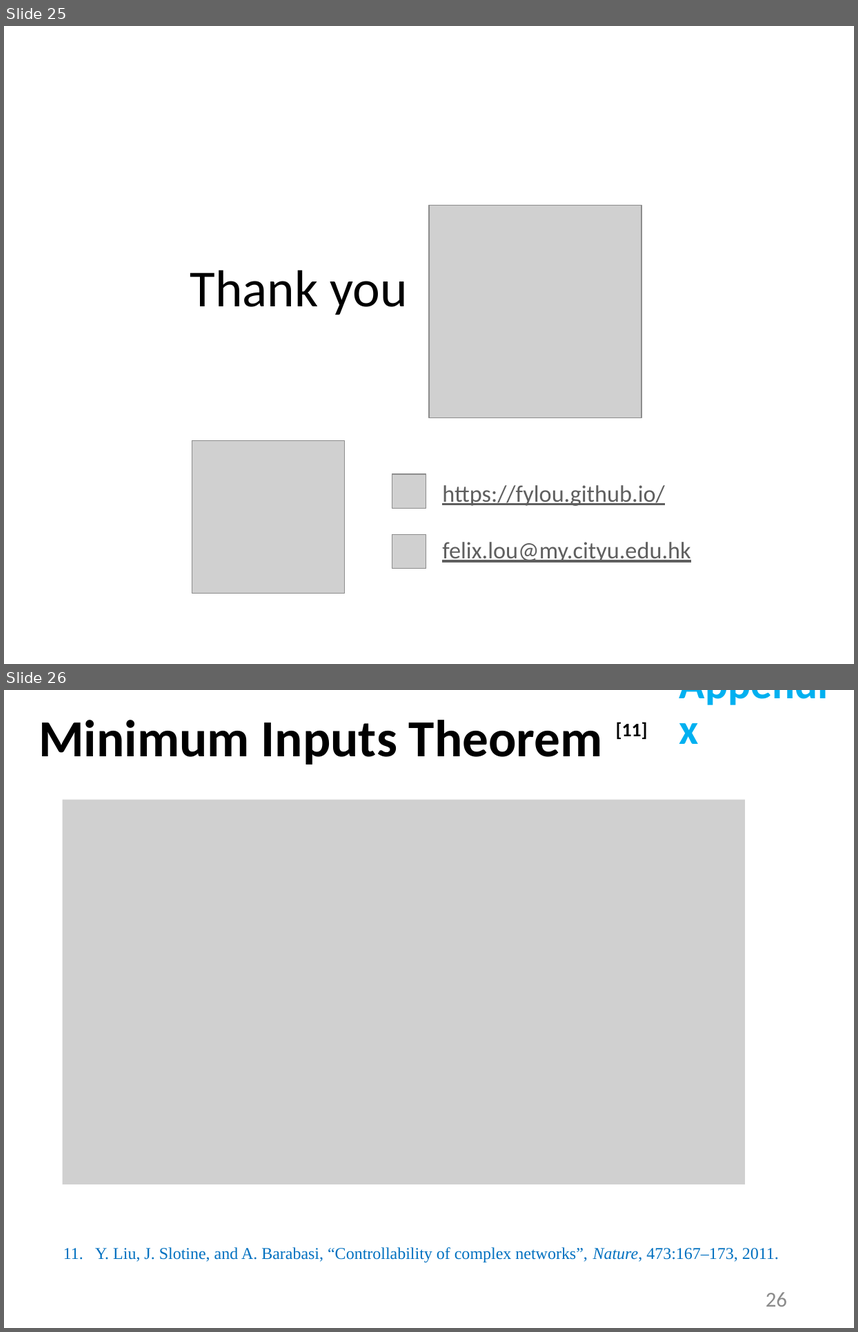
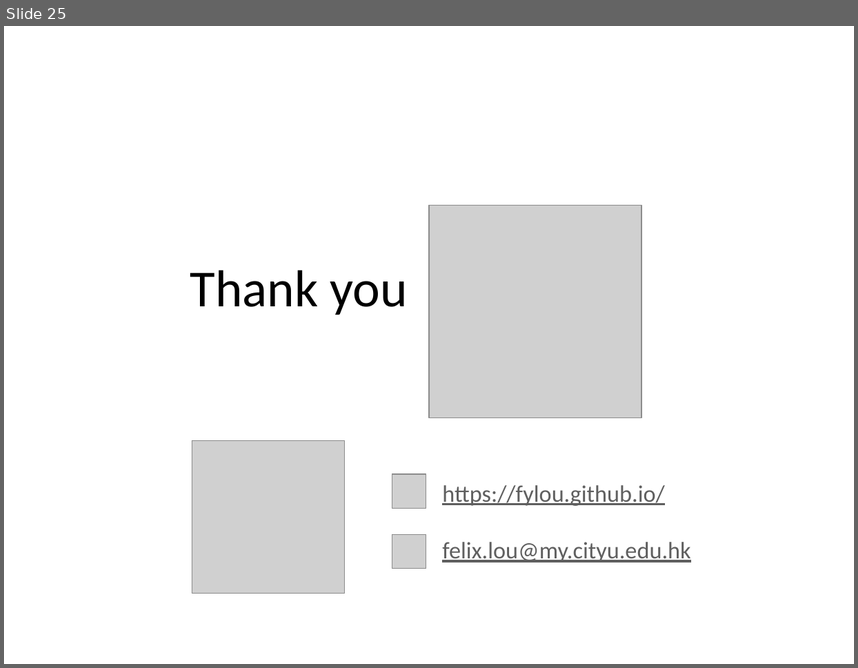
Before and after one commit to ylou-nycu/fylou.github.io, a slide deck: Lou20.ppsx. Shown one above the other, each under a label of ours: slides 25 and 26 before the commit, slide 25 after it. The pictures are 858x1332 and 858x668 pixels, drawn with LibreOffice and Linux fonts; fonts in the diff are those of the drawing; grey boxes stand for pictures. Boxes give left, top, right and bottom in pixels: in the first picture for what was removed or moved away, otherwise in the second. Text is boxed around its words. In the diff, an @@ line names an element or a change of style, - is before the commit and + after.

```diff
--- a/Lou20.ppsx
+++ b/Lou20.ppsx
@@ slide 26 removed at (x1=4, y1=690, x2=854, y2=1328), background #FFFFFF @@
@@ text removed at (x1=671, y1=690, x2=854, y2=758) @@
-Appendix
@@ text removed at (x1=38, y1=720, x2=648, y2=765) @@
-Minimum Inputs Theorem [11]
@@ picture removed at (x1=63, y1=800, x2=745, y2=1185) @@
@@ text removed at (x1=95, y1=1247, x2=779, y2=1262) @@
-11. Y. Liu, J. Slotine, and A. Barabasi, “Controllability of complex networks”, Nature, 473:167–173, 2011.
@@ page number removed at (x1=766, y1=1292, x2=787, y2=1306) @@
-26
```
Also in this commit, not shown: 1 slide changed, 5 other slides removed.
